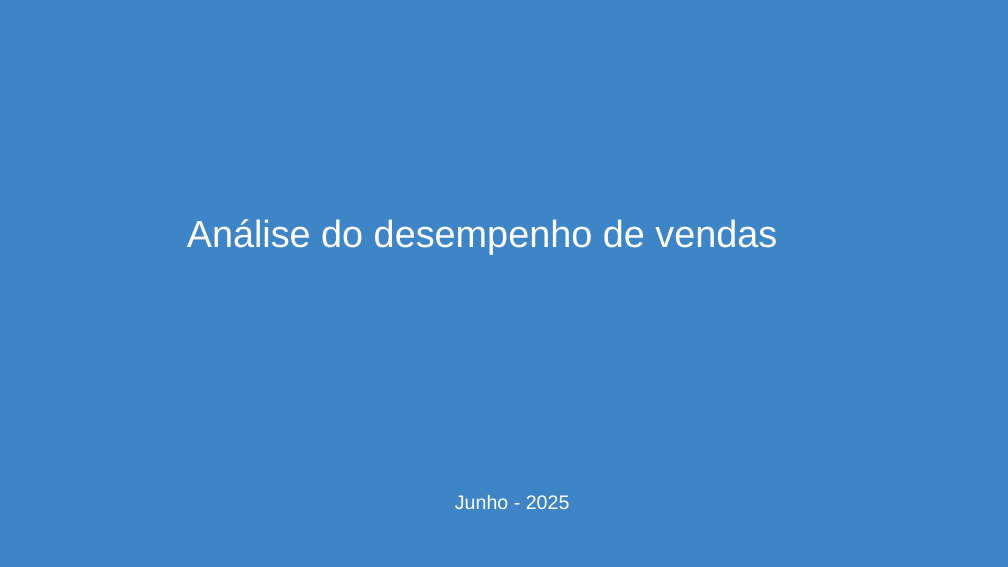
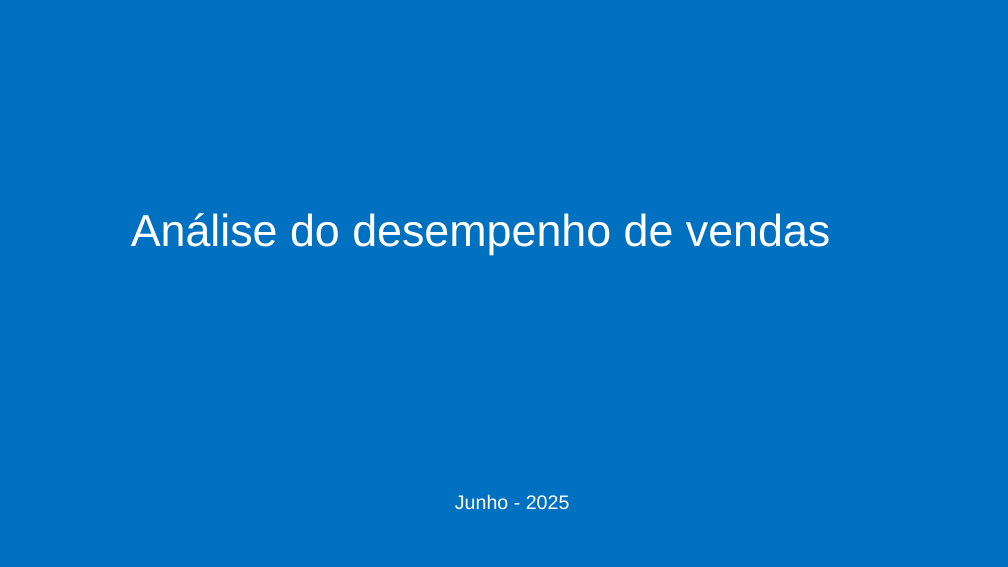
Before and after one commit to siads/projeto_git, a slide deck: slide 1 of Untitled presentation.pptx. Drawn at 1008x567 pixels with LibreOffice and Linux fonts; fonts in the diff are those of the drawing. Boxes give left, top, right and bottom in pixels: in the first picture for what was removed or moved away, otherwise in the second. Text is boxed around its words. In the diff, an @@ line names an element or a change of style, - is before the commit and + after.

```diff
--- a/Untitled presentation.pptx
+++ b/Untitled presentation.pptx
@@ background #3D85C6 to #0070C0 @@
@@ title "Análise do desempenho de vendas" at (x1=131, y1=213, x2=830, y2=255): size 27 to 32 pt @@
```
Also in this commit, not shown: 5 other slides changed, 1 slide added, 3 slides removed, 1 other file.
